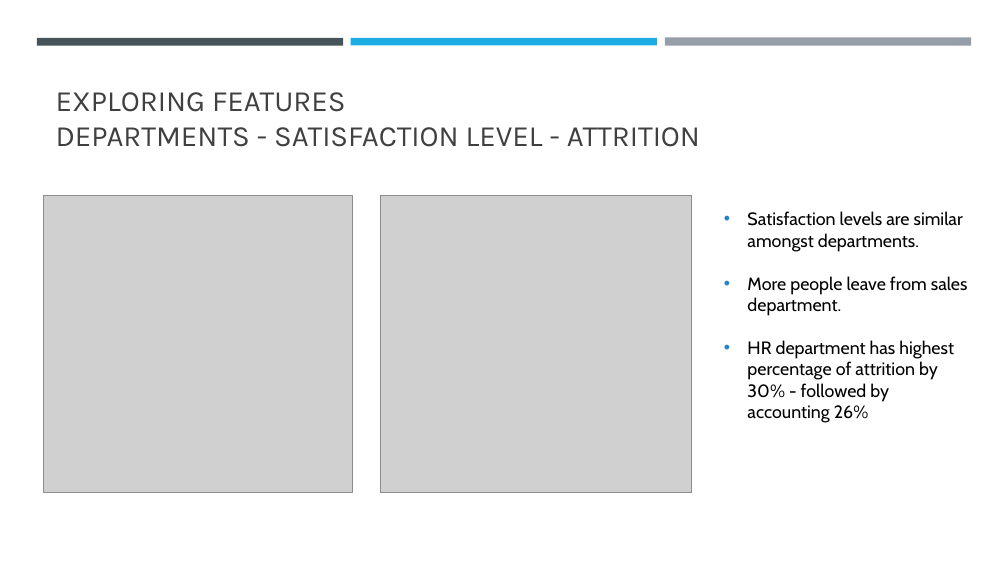
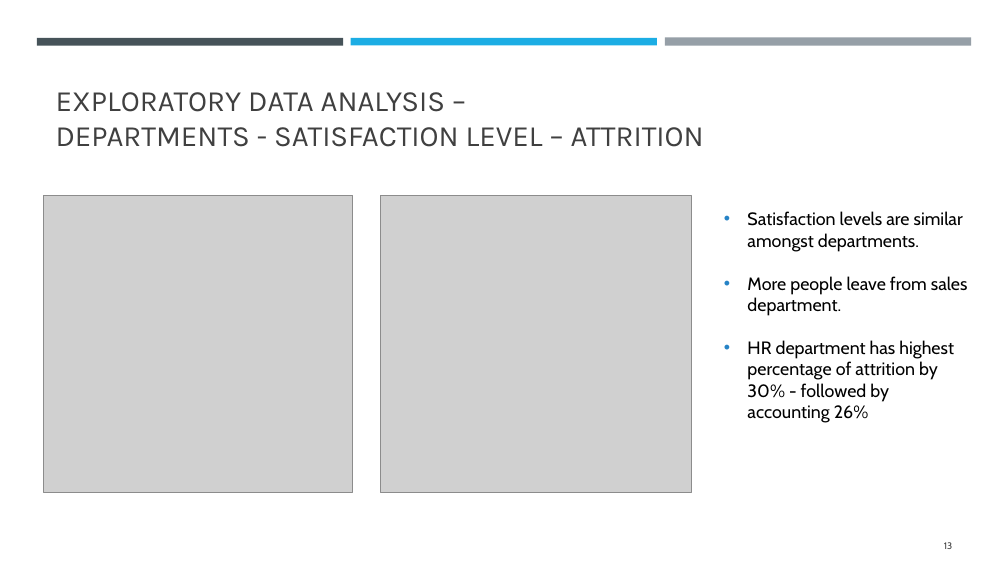
Before and after one commit to IsabelleUslu/InstituteOfDataLabs, a slide deck: slide 13 of IOD Projects/MP2New/New - Predicting Employee Attrition.pptx. Drawn at 1008x567 pixels with LibreOffice and Linux fonts; fonts in the diff are those of the drawing; grey boxes stand for pictures. Boxes give left, top, right and bottom in pixels: in the first picture for what was removed or moved away, otherwise in the second. Text is boxed around its words. In the diff, an @@ line names an element or a change of style, - is before the commit and + after.

```diff
--- a/IOD Projects/MP2New/New - Predicting Employee Attrition.pptx
+++ b/IOD Projects/MP2New/New - Predicting Employee Attrition.pptx
@@ title at (56, 92, 704, 147): text changed @@
-EXPLORING FEATURES
-DEPARTMENTS - SATISFACTION LEVEL - ATTRITION
+EXPLORATORY DATA ANALYSIS –
+DEPARTMENTS - SATISFACTION LEVEL – ATTRITION
@@ page number added at (944, 542, 953, 549), 9 pt, text #404040 @@
+13
```
Also in this commit, not shown: 17 other slides changed, 1 slide added, 2 other files.
